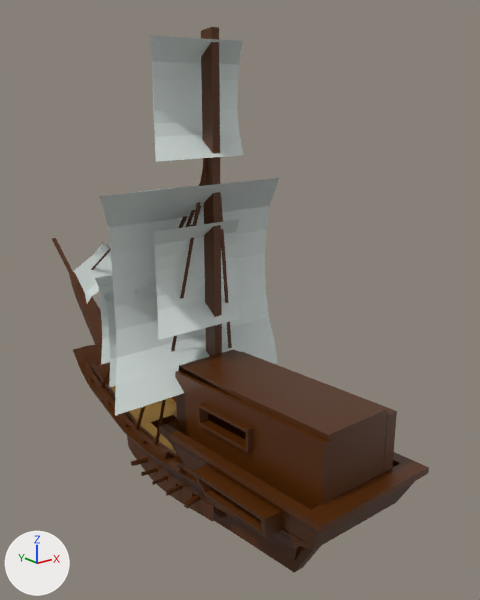
What one commit did to the Blender file Assets/Prefabs/ship.blend.
Camera for both pictures: a 50 mm camera at (-23.3, -36.4, 28.5) aimed at (3.5, -2.9, 15.1). The axes (+X, +Y, +Z) are drawn at lower left. The lights are the same throughout.
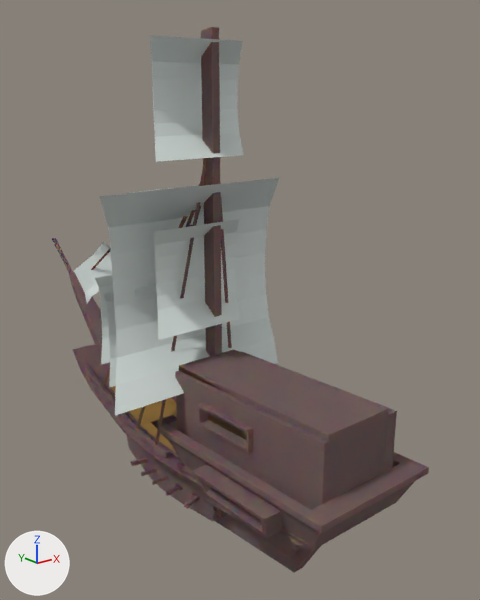
Scene script edits in JSON lines:
```json
{"op": "set", "path": "mat_wood.base_color", "old": "(0.0847, 0.0217, 0.0)", "new": "(0.171, 0.113, 0.111)", "note": "brown #522900 -> brown #735e5e"}
{"op": "set", "path": "mat_wood.roughness", "old": "0.4", "new": "0.0"}
{"op": "add", "block": "mat_wood", "code": "mat_wood.subsurface_radius = (1.0, 0.2, 0.0)"}
{"op": "add", "block": "mat_wood", "code": "mat_wood.specular_ior_level = 0.0"}
{"op": "add", "block": "mat_wood", "code": "mat_wood.subsurface_weight = 1.0"}
```

Location of each change, (x1, y1, x2, y2) in pixels of the pictures (480 x 600 px):
```json
{"object": "Cube", "change": "recoloured, surface changed", "before": [52, 27, 429, 573], "after": [52, 27, 429, 573]}
```
